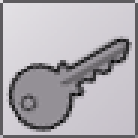
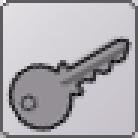
Revision of a layered w=138, h=138 image; what changed, layer by layer:
painted on "Border" over [0, 0, 138, 138]
